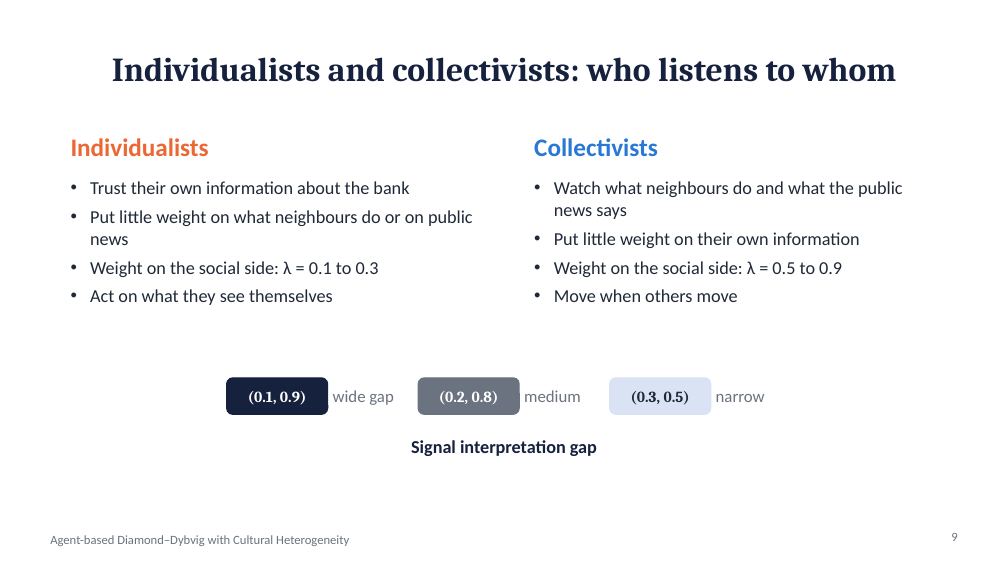
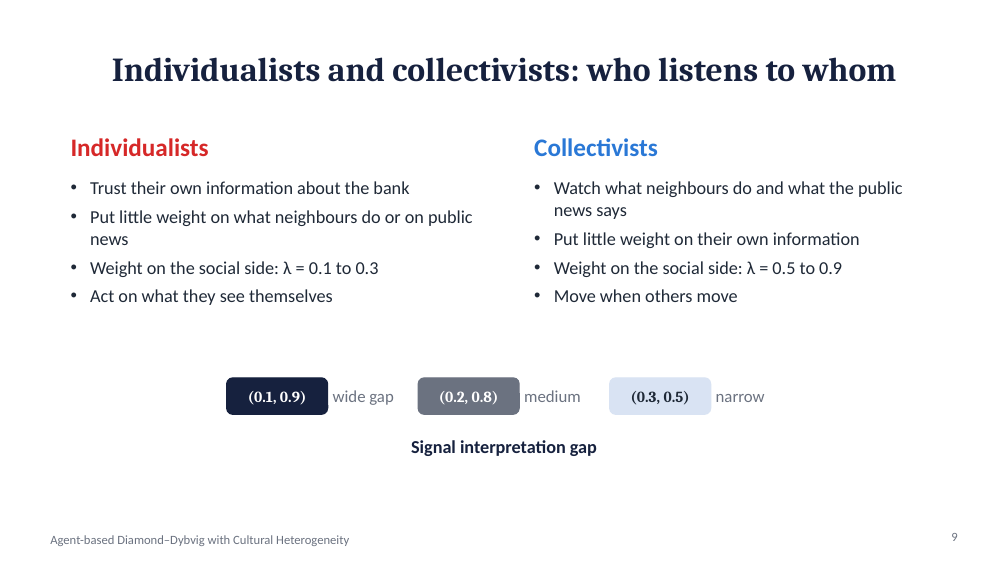
Before and after one commit to wlstover/BankRuns5, a slide deck: slide 9 of docs/deck_2026-10-26_seminar.pptx. Drawn at 1008x567 pixels with LibreOffice and Linux fonts; fonts in the diff are those of the drawing. Boxes give left, top, right and bottom in pixels: in the first picture for what was removed or moved away, otherwise in the second. Text is boxed around its words. In the diff, an @@ line names an element or a change of style, - is before the commit and + after.

```diff
--- a/docs/deck_2026-10-26_seminar.pptx
+++ b/docs/deck_2026-10-26_seminar.pptx
@@ text "Individualists" at box(71, 138, 209, 156): text colour #EB6834 to #D62828 @@
```
Also in this commit, not shown: 1 other slide changed, 4 other files.
